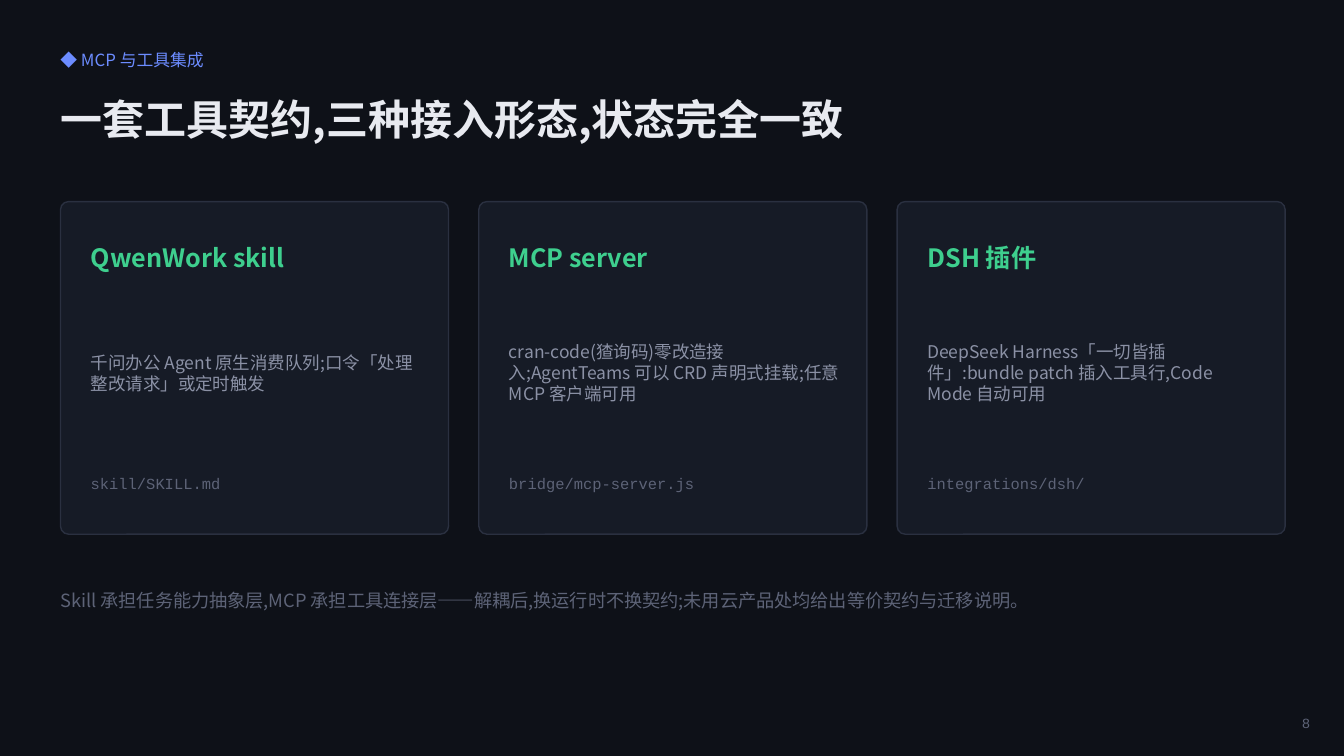
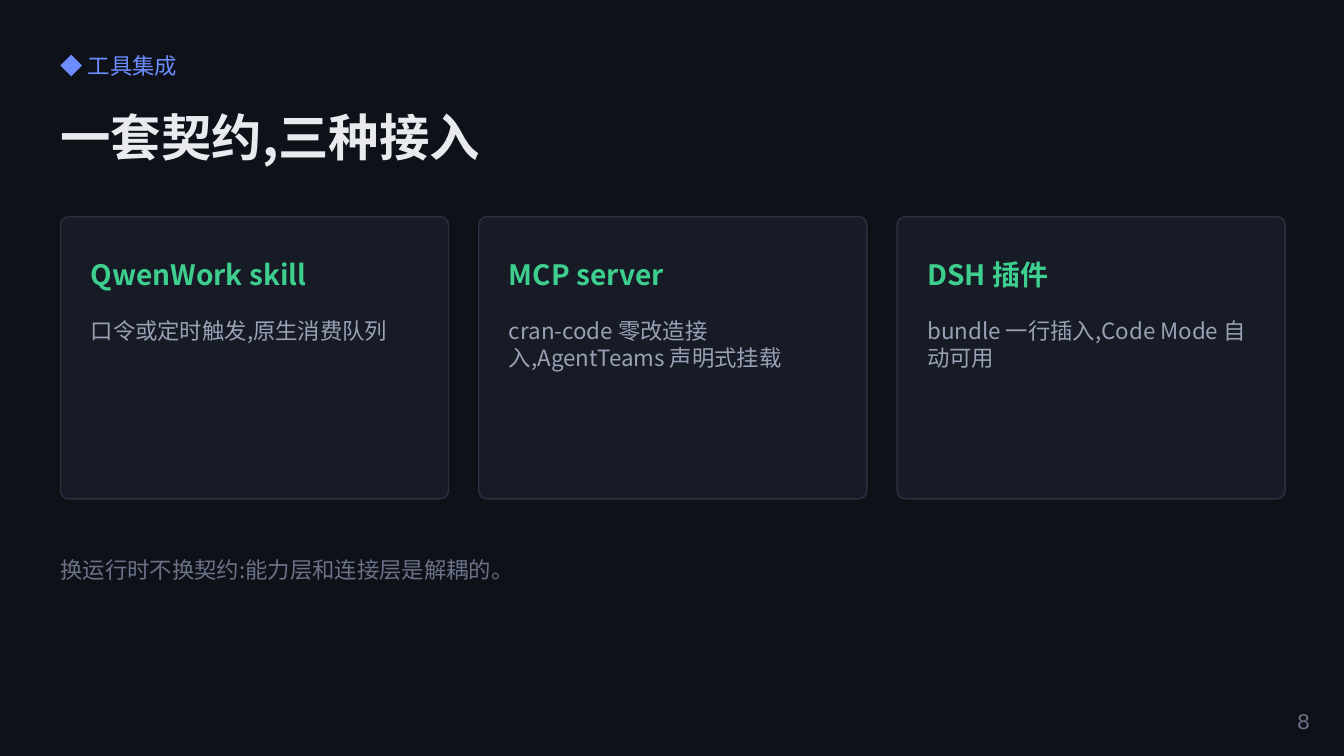
Before and after one commit to NLPark-Cran/viber-fix, a slide deck: slide 8 of contest/proposal.pptx. Drawn at 1344x756 pixels with LibreOffice and Linux fonts; fonts in the diff are those of the drawing. Boxes give left, top, right and bottom in pixels: in the first picture for what was removed or moved away, otherwise in the second. Text is boxed around its words. In the diff, an @@ line names an element or a change of style, - is before the commit and + after.

Commit message:
style: 方案 PPT 文案去 AI 味、字号升级(正文 20+/小字 16+),封面去掉赛事抬头

```diff
--- a/contest/proposal.pptx
+++ b/contest/proposal.pptx
@@ text at bbox=[88, 55, 177, 76]: text changed; size 12 to 16 pt @@
-◆ MCP 与工具集成
+◆ 工具集成
@@ text at bbox=[60, 113, 480, 167]: text changed; size 30 to 36 pt @@
-一套工具契约,三种接入形态,状态完全一致
+一套契约,三种接入
@@ rounded rectangle: place and size @@
-rounded rectangle at bbox=[60, 202, 449, 534]
+rounded rectangle at bbox=[60, 217, 449, 499]
@@ rounded rectangle: place and size @@
-rounded rectangle at bbox=[479, 202, 867, 534]
+rounded rectangle at bbox=[479, 217, 867, 499]
@@ proportions changed in 3 elements at bbox=[60, 217, 449, 499], bbox=[479, 217, 867, 499], bbox=[897, 217, 1286, 499] @@
@@ rounded rectangle: place and size @@
-rounded rectangle at bbox=[897, 202, 1286, 534]
+rounded rectangle at bbox=[897, 217, 1286, 499]
@@ text "QwenWork skill": place and size @@
-text "QwenWork skill" at bbox=[91, 246, 284, 272]
+text "QwenWork skill" at bbox=[91, 262, 306, 291]
@@ text "MCP server": place and size @@
-text "MCP server" at bbox=[509, 248, 648, 268]
+text "MCP server" at bbox=[509, 264, 663, 286]
@@ size 18 to 20 pt in 3 elements at bbox=[91, 262, 306, 291], bbox=[509, 264, 663, 286], bbox=[927, 261, 1048, 288] @@
@@ text "DSH 插件": place and size @@
-text "DSH 插件" at bbox=[927, 245, 1036, 270]
+text "DSH 插件" at bbox=[927, 261, 1048, 288]
@@ text at bbox=[91, 320, 388, 343]: text changed; size 12.5 to 16 pt; text colour #8B91A5 to #9AA1B5 @@
-千问办公 Agent 原生消费队列;口令「处理整改请求」或定时触发
+口令或定时触发,原生消费队列
@@ text at bbox=[509, 320, 782, 372]: text changed; size 12.5 to 16 pt; text colour #8B91A5 to #9AA1B5 @@
-cran-code(猹询码)零改造接入;AgentTeams 可以 CRD 声明式挂载;任意 MCP 客户端可用
+cran-code 零改造接入,AgentTeams 声明式挂载
@@ vertical alignment middle to top in 3 elements at bbox=[91, 320, 388, 343], bbox=[509, 320, 782, 372], bbox=[927, 320, 1245, 368] @@
@@ text at bbox=[927, 320, 1245, 368]: text changed; size 12.5 to 16 pt; text colour #8B91A5 to #9AA1B5 @@
-DeepSeek Harness「一切皆插件」:bundle patch 插入工具行,Code Mode 自动可用
+bundle 一行插入,Code Mode 自动可用
@@ text removed at bbox=[91, 478, 221, 489] @@
-skill/SKILL.md
@@ text removed at bbox=[509, 478, 694, 492] @@
-bridge/mcp-server.js
@@ text removed at bbox=[927, 478, 1084, 492] @@
-integrations/dsh/
@@ text at bbox=[60, 559, 513, 580]: text changed; size 13 to 16 pt; text colour #5D6377 to #6B7288 @@
-Skill 承担任务能力抽象层,MCP 承担工具连接层——解耦后,换运行时不换契约;未用云产品处均给出等价契约与迁移说明。
+换运行时不换契约:能力层和连接层是解耦的。
@@ text "8" at bbox=[1297, 714, 1310, 729]: size 10 to 16 pt, text colour #5D6377 to #6B7288 @@
```
Also in this commit, not shown: 13 other slides changed, 1 other file.
